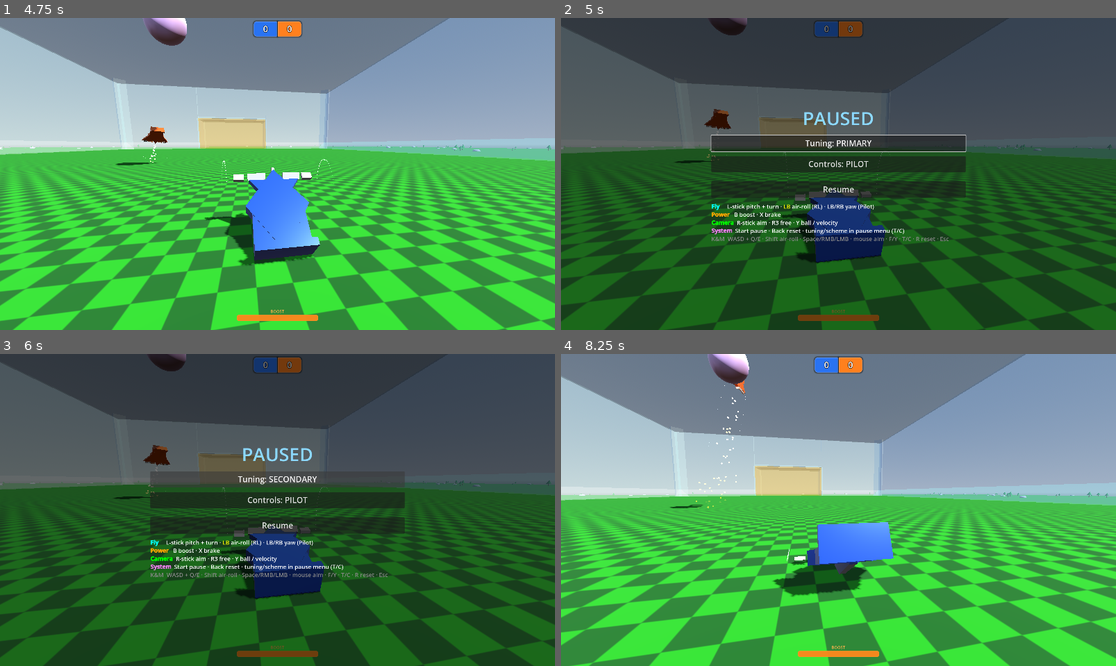
Above: before the commit, frames 1-4 (two rows, left to right).
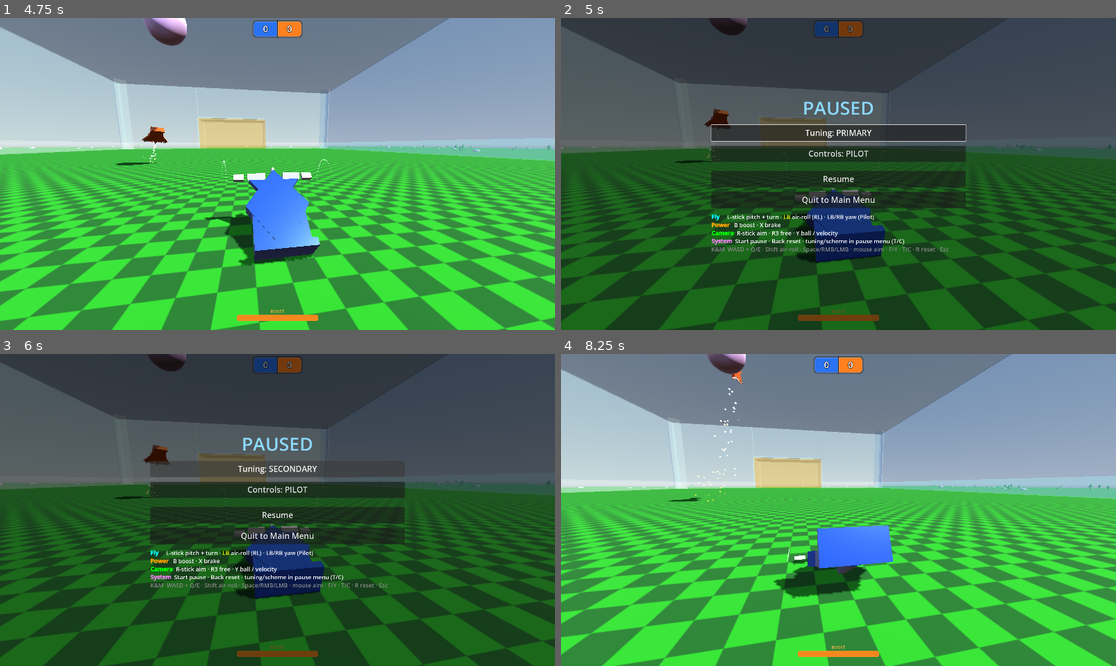
Above: after the commit, the same moments.

Repository: westonkelliher/glider
Game: Godot game, scene res://scenes/main_menu.tscn
Same seed, same stepped clock (60 frames per second), same inputs: the game is played once before the commit and once after it.
Inputs (mouse positions are in pixels of both pictures, inside the frame that each line leads up to):
- Up to frame 1 (4.75 s): click "Play vs AI" at 0.5 s; tap Enter (ui_accept) at 1.25, 1.52, 2.27, 3.5, 3.77, 4.52 s; move the mouse to (305, 174) at 1.27 s; press the mouse at (305, 174) at 1.28 s; hold W (move_forward) from 1.28 s (still down); move the mouse to (249, 174) at 2.02 s; release the mouse at (249, 174) at 2.03 s; tap Shift (air_roll) at 2.1 s; move the mouse to (288, 167) at 2.77 s; hold Right mouse button (boost) 2.78-3.53 s; move the mouse to (271, 180) at 3.52 s; tap Y (cam_ball_toggle) at 3.6 s; move the mouse to (316, 177) at 4.27 s; tap F (cam_free) at 4.35 s
- Up to frame 2 (5 s): keep holding W (move_forward); tap Escape (pause) at 4.9 s
- Up to frame 3 (6 s): release W (move_forward) at 5 s; drag from (111, 463) to (194, 432) at 5.02 s; click "Tuning: PRIMARY" at 5.75 s
- Up to frame 4 (8.25 s): click "Tuning: SECONDARY" at 6.5 s; click "Resume" at 7.25 s; move the mouse to (844, 510) at 8.02 s; hold W (move_forward) from 8.03 s (still down); hold C (toggle_scheme) from 8.03 s (still down)

Frame 1 is identical in both runs. In frame 2, 9.1% of the frame differs, in the area x 26-74%, y 26-76%; in frame 3, 7.7%; in frame 4, 24%, in the area x 0-100%, y 0-100%.

Commit message:
Pause menu: add Quit to Main Menu button

Diff:
--- a/scripts/pause_menu.gd
+++ b/scripts/pause_menu.gd
@@ -74,6 +74,10 @@
 	var resume := _make_button("Resume")
 	resume.pressed.connect(close)
 	vbox.add_child(resume)
+
+	var to_menu := _make_button("Quit to Main Menu")
+	to_menu.pressed.connect(_on_quit_to_menu)
+	vbox.add_child(to_menu)
 
 	# Controls reference, only visible while the menu is up.
 	var binds := RichTextLabel.new()
@@ -158,6 +162,12 @@
 	Input.mouse_mode = Input.MOUSE_MODE_CAPTURED
 
 
+func _on_quit_to_menu() -> void:
+	get_tree().paused = false
+	Input.mouse_mode = Input.MOUSE_MODE_VISIBLE
+	get_tree().change_scene_to_file("res://scenes/main_menu.tscn")
+
+
 func refresh_labels() -> void:
 	var labels: Dictionary = glider.menu_labels()
 	_tuning_btn.text = "Tuning: %s" % labels["tuning"]
